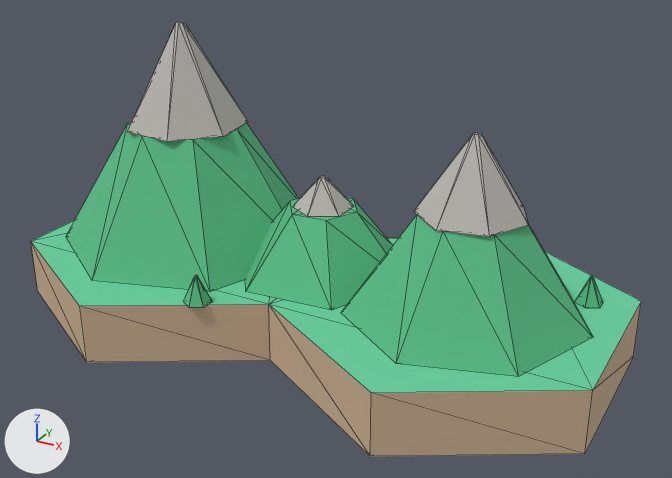
The glTF model SanguoSLG.Game/assets/models/mountain-medium.glb as it was, and as the next commit left it.
Both versions are drawn from a 50 mm lens placed at (1.41, -2.42, 1.54), pointed at (0.09, -0.02, 0.34). The axes (+X, +Y, +Z) are drawn at lower left. The lights are the same throughout. The first picture is the older version. Mesh edges are drawn as thin lines. Where no turn or scale is listed for an object, it has been applied to the vertices. Vertices at exactly the same position are counted once.

The older version as bpy lines, for what is in view:
```python
ob_base0 = bpy.data.objects.new('base0', me_cylinder)
ob_base0.location = (-0.5, 0.0, 0.1)
ob_main_rock = bpy.data.objects.new('main_rock', me_cone_001)
ob_main_rock.location = (-0.52, 0.03, 0.79)
ob_main_slope = bpy.data.objects.new('main_slope', me_cone)
ob_main_slope.location = (-0.52, 0.03, 0.41)
ob_ridge = bpy.data.objects.new('ridge', me_cone_004)
ob_ridge.location = (0.02, 0.02, 0.31)
ob_ridge_rock = bpy.data.objects.new('ridge_rock', me_cone_005)
ob_ridge_rock.location = (0.02, 0.02, 0.47)
ob_sub_rock = bpy.data.objects.new('sub_rock', me_cone_003)
ob_sub_rock.location = (0.55, -0.04, 0.64)
ob_sub_slope = bpy.data.objects.new('sub_slope', me_cone_002)
ob_sub_slope.location = (0.55, -0.04, 0.36)
# also in view: 'base1' at (0.5, 0.0, 0.1)
```
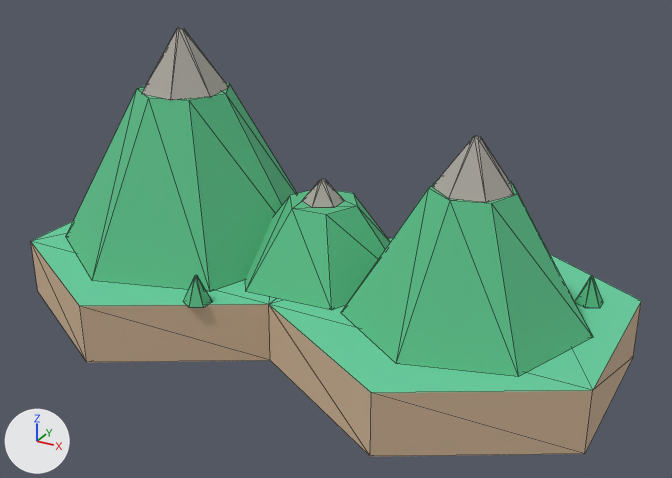
Where the newer file only moved an object's origin or applied its transform, the numbers keep the older frame.

Location of each change, (x1, y1, x2, y2) in pixels of the pictures (672 x 478 px):
'main_slope', reshaped (23% taller)
    before: (66, 122, 299, 292)
    after: (66, 82, 297, 292)
'sub_slope', reshaped
    before: (341, 215, 593, 377)
    after: (341, 178, 593, 377)
'ridge', rescaled (7% taller)
    before: (246, 198, 393, 310)
    after: (246, 190, 390, 310)
'main_rock', recoloured, reshaped, moved (28% narrower, 40% shorter)
    before: (127, 22, 248, 142)
    after: (142, 28, 229, 100)
'sub_rock', recoloured, reshaped, moved (28% narrower, 35% shorter)
    before: (414, 133, 528, 237)
    after: (432, 136, 514, 203)
'ridge_rock', recoloured, reshaped, moved (29% narrower, 29% shorter)
    before: (293, 176, 354, 217)
    after: (302, 179, 345, 208)

What changed in the scene script:
```text
Change mat_rock:
    mat_rock.base_color: (0.5, 0.48, 0.45) -> (0.4, 0.38, 0.34)  # grey #bcb8b3 -> grey #aaa69e
Change me_cone:
    remove me_cone.from_pydata(...)  # 14 vertices, 24 faces; spans x -0.428..0.459, y -0.455..0.439, z -0.21..0.21
    add me_cone.from_pydata(...)  # 14 vertices, 24 faces; spans x -0.428..0.459, y -0.455..0.439, z -0.21..0.33
    me_cone part 1
    me_cone.vertices[1].co: (-0.059, 0.191, 0.21) -> (-0.047, 0.153, 0.33)
    me_cone.vertices[3].co: (0.113, 0.165, 0.21) -> (0.09, 0.132, 0.33)  # not seen -> pixel (229, 83)
    me_cone.vertices[5].co: (0.199, 0.015, 0.21) -> (0.16, 0.012, 0.33)  # pixel (237, 130) -> pixel (225, 93)
    me_cone.vertices[7].co: (0.136, -0.147, 0.21) -> (0.109, -0.117, 0.33)  # pixel (193, 140) -> pixel (189, 100)
    me_cone.vertices[9].co: (-0.03, -0.198, 0.21) -> (-0.024, -0.158, 0.33)  # pixel (142, 136) -> pixel (148, 98)
    me_cone.vertices[11].co: (-0.173, -0.1, 0.21) -> (-0.138, -0.08, 0.33)  # pixel (127, 123) -> pixel (136, 88)
    me_cone.vertices[13].co: (-0.186, 0.073, 0.21) -> (-0.149, 0.058, 0.33)
Change me_cone_001:
    remove me_cone_001.from_pydata(...)  # 14 vertices, 24 faces; spans x -0.208..0.199, y -0.197..0.209, z -0.17..0.17
    add me_cone_001.from_pydata(...)  # 14 vertices, 24 faces; spans x -0.149..0.142, y -0.141..0.149, z -0.1..0.1
    me_cone_001 part 2: 14 of 14 vertices moved; they spanned x -0.208..0.199, y -0.197..0.209, z -0.17..0.17 and now span x -0.149..0.142, y -0.141..0.149, z -0.1..0.1; mean shift (0.0, 0.0, 0.0)
Change me_cone_002:
    remove me_cone_002.from_pydata(...)  # 14 vertices, 24 faces; spans x -0.354..0.379, y -0.376..0.363, z -0.16..0.16
    add me_cone_002.from_pydata(...)  # 14 vertices, 24 faces; spans x -0.354..0.379, y -0.376..0.363, z -0.16..0.24
    me_cone_002 part 3
    me_cone_002.vertices[1].co: (-0.149, 0.058, 0.16) -> (-0.121, 0.047, 0.24)  # not seen -> pixel (441, 175)
    me_cone_002.vertices[3].co: (-0.048, 0.153, 0.16) -> (-0.039, 0.124, 0.24)
    me_cone_002.vertices[5].co: (0.09, 0.132, 0.16) -> (0.073, 0.108, 0.24)  # not seen -> pixel (510, 180)
    me_cone_002.vertices[7].co: (0.16, 0.012, 0.16) -> (0.13, 0.01, 0.24)  # pixel (526, 222) -> pixel (518, 194)
    me_cone_002.vertices[9].co: (0.109, -0.117, 0.16) -> (0.089, -0.095, 0.24)  # pixel (494, 234) -> pixel (491, 203)
    me_cone_002.vertices[11].co: (-0.023, -0.158, 0.16) -> (-0.019, -0.129, 0.24)  # pixel (443, 231) -> pixel (450, 200)
    me_cone_002.vertices[13].co: (-0.138, -0.08, 0.16) -> (-0.112, -0.065, 0.24)  # pixel (417, 214) -> pixel (428, 188)
Change me_cone_003:
    remove me_cone_003.from_pydata(...)  # 14 vertices, 24 faces; spans x -0.155..0.17, y -0.165..0.167, z -0.12..0.12
    add me_cone_003.from_pydata(...)  # 14 vertices, 24 faces; spans x -0.109..0.12, y -0.116..0.118, z -0.075..0.075
    me_cone_003 part 4: 14 of 14 vertices moved; they spanned x -0.155..0.17, y -0.165..0.167, z -0.12..0.12 and now span x -0.109..0.12, y -0.116..0.118, z -0.075..0.075; mean shift (0.0, 0.0, 0.0)
Change me_cone_004:
    remove me_cone_004.from_pydata(...)  # 12 vertices, 20 faces; spans x -0.299..0.299, y -0.27..0.27, z -0.11..0.11
    add me_cone_004.from_pydata(...)  # 12 vertices, 20 faces; spans x -0.299..0.299, y -0.27..0.27, z -0.11..0.13
    me_cone_004 part 5: the whole mesh is scaled about its middle by (1, 1, 1.09), then moved by (0.0, 0.0, 0.01)
Change me_cone_005:
    remove me_cone_005.from_pydata(...)  # 12 vertices, 20 faces; spans x -0.087..0.087, y -0.1..0.1, z -0.05..0.05
    add me_cone_005.from_pydata(...)  # 12 vertices, 20 faces; spans x -0.061..0.061, y -0.07..0.07, z -0.035..0.035
    me_cone_005 part 6: 12 of 12 vertices moved; they spanned x -0.087..0.087, y -0.1..0.1, z -0.05..0.05 and now span x -0.061..0.061, y -0.07..0.07, z -0.035..0.035; mean shift (0.0, 0.0, 0.0)
Change ob_main_rock:
    ob_main_rock.location: (-0.52, 0.03, 0.79) -> (-0.52, 0.03, 0.84)
Change ob_sub_rock:
    ob_sub_rock.location: (0.55, -0.04, 0.64) -> (0.55, -0.04, 0.675)
Change ob_ridge_rock:
    ob_ridge_rock.location: (0.02, 0.02, 0.47) -> (0.02, 0.02, 0.475)
```
